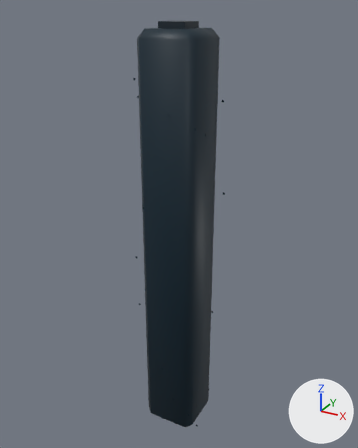
Before and after pictures for a commit that changed the glTF model netrun/assets/models/env/pillar.glb.
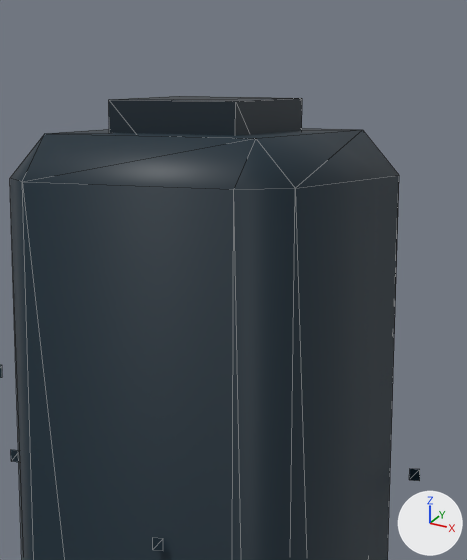
There are two pictures of each version: one whole from a camera (50 mm lens) standing at (1.2, -2.18, 2.4) and looking at (-0.02, 0.05, 1.29), one close up on the part from 38% to 65% of the width and 0% to 27% of the height. Lighting does not change. The marker at lower right points along +X, +Y and +Z. The last two pictures show the newer version. The close-ups show mesh edges as thin lines. Vertices at exactly the same position are counted once.

The first close-up shows 'pillar_node', 'pillar_pts', 'pillar_shell1'.
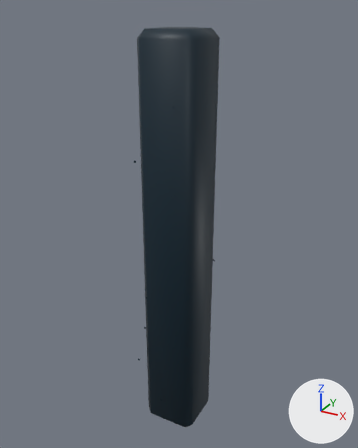
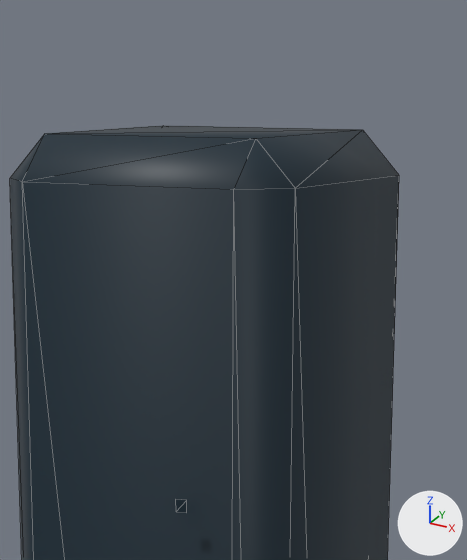
Where the change shows, as pixel boxes [x1, y1, x2, y2] in the close-ups (467 x 560 px):
```json
{"object": "pillar_node", "change": "deleted", "before": [109, 96, 302, 136]}
{"object": "pillar_pts", "change": "reshaped", "before": [0, 365, 420, 551], "after": [176, 499, 187, 513], "on screen": "mostly hidden"}
{"part": 1, "of": "me_pillar_pts", "change": "deleted", "before": [0, 365, 420, 551]}
{"part": 2, "of": "me_pillar_pts", "change": "added", "after": [176, 499, 187, 513]}
```

The change, as JSON lines over the scene's bpy script:
```json
{"block": "me_pillar_pts", "where": "# used by ob_pillar_pts; location = (0.0, 0.0, 0.0)"}
{"op": "remove", "block": "me_pillar_pts", "code": "me_pillar_pts.from_pydata(...)  # 280 vertices, 140 faces; spans x -0.2..0.2, y -0.2..0.2, z 0.01..2.21"}
{"op": "add", "block": "me_pillar_pts", "code": "me_pillar_pts.from_pydata(...)  # 160 vertices, 80 faces; spans x -0.2..0.16, y -0.2..0.2, z 0.08..2.16"}
{"block": "me_pillar_pts", "change": "me_pillar_pts part 1: 40 loose pieces with 160 vertices, spanning x -0.2..0.2, y -0.19..0.2, z 0.01..2.09, are deleted"}
{"block": "me_pillar_pts", "change": "me_pillar_pts part 2: 4 vertices added at x 0.06..0.08, y -0.18, z 1.97..1.98"}
{"block": "me_pillar_pts", "change": "other edits to the shape of me_pillar_pts do not show in these pictures"}
{"op": "remove", "block": "ob_pillar_node", "code": ["ob_pillar_node = bpy.data.objects.new('pillar_node', me_pillar_node)", "ob_pillar_node.location = (0.0, 0.0, 0.0)"]}
```
